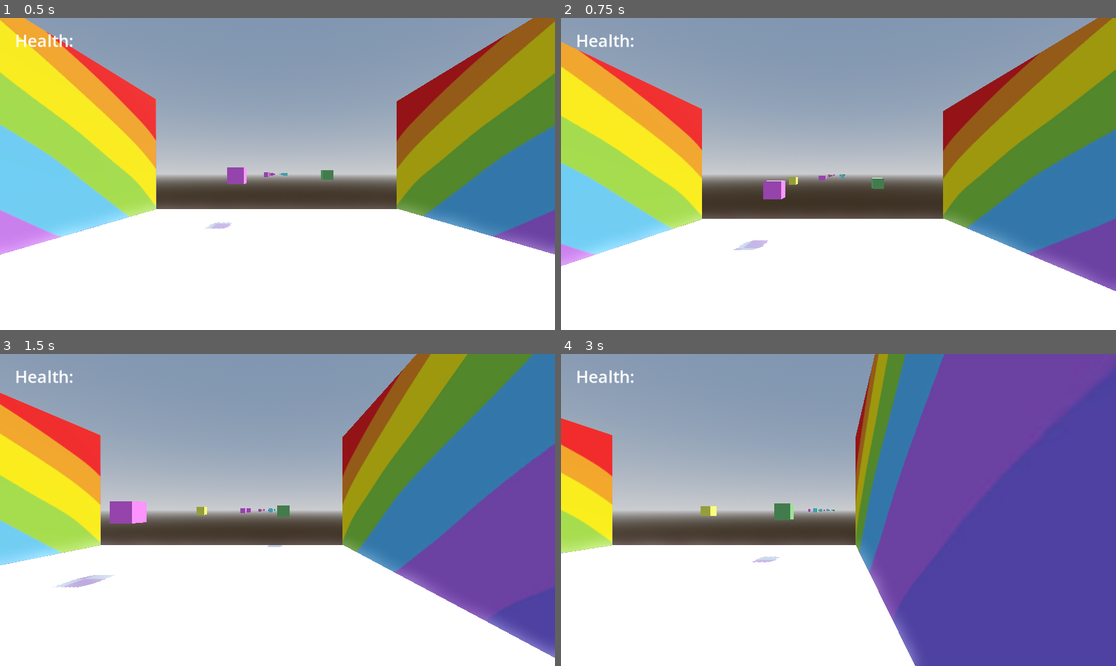
Above: before the commit, frames 1-4 (two rows, left to right).
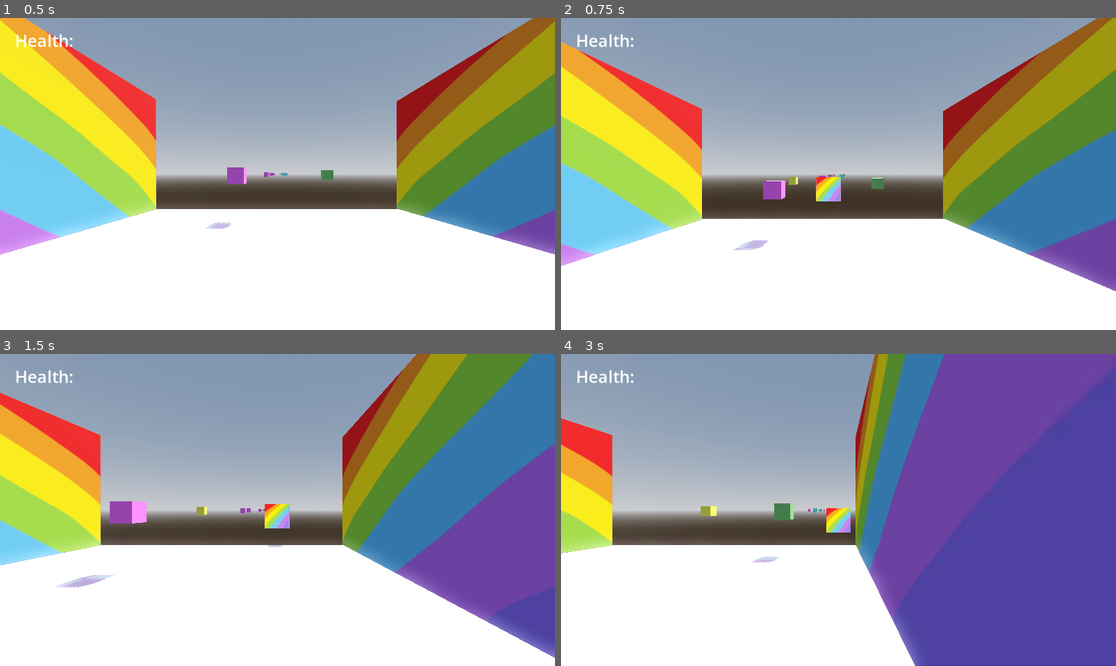
Above: after the commit, the same moments.

Repository: Ava-TU/ShooterGame_Assignment
Game: Godot game, scene res://Scenes/Level.tscn
Same seed, same stepped clock (60 frames per second), same inputs: the game is played once before the commit and once after it. The project has no main scene, so this scene is started directly.
Inputs (mouse positions are in pixels of both pictures, inside the frame that each line leads up to):
- Up to frame 1 (0.5 s): no input
- Up to frame 2 (0.75 s): tap Enter (ui_accept) at 0.5 s; move the mouse to (960, 158) at 0.52 s; hold D (right) from 0.53 s (still down); click (960, 158) at 0.6 s
- Up to frame 3 (1.5 s): tap Enter (ui_accept) at 0.77 s; move the mouse to (166, 525) at 1.27 s; release D (right) at 1.28 s; hold Down (ui_down) from 1.28 s (still down); click (166, 525) at 1.35 s
- Up to frame 4 (3 s): tap Enter (ui_accept) at 1.52 s; move the mouse to (894, 441) at 2.02 s; release Down (ui_down) at 2.03 s; hold D (right) 2.03-2.78 s; click (894, 441) at 2.1 s; move the mouse to (810, 572) at 2.77 s; hold Up (ui_up) from 2.78 s (still down); click (810, 572) at 2.85 s

Frame 1 is identical in both runs. In frame 2, 0.4% of the frame differs, in the area x 45-51%, y 51-59%; in frame 3, 0.4%; in frame 4, 0.3%.

Commit message:
paint bullet go forward

Diff:
--- a/shooter_assignment/Scenes/Level.tscn
+++ b/shooter_assignment/Scenes/Level.tscn
@@ -85,7 +85,7 @@
 mesh = SubResource("CapsuleMesh_b10nm")
 
 [node name="paintSpawn" type="Node3D" parent="CharacterBody3D"]
-transform = Transform3D(1, 0, 0, 0, 1, 0, 0, 0, 1, 0, 0, -0.737332)
+transform = Transform3D(1, 0, 0, 0, 1, 0, 0, 0, 1, 0, 0, -1.74782)
 
 [node name="Ground" type="StaticBody3D" parent="."]
 
--- a/shooter_assignment/Scenes/paint.tscn
+++ b/shooter_assignment/Scenes/paint.tscn
@@ -4,13 +4,13 @@
 [ext_resource type="Script" uid="uid://dvihfkx7lgqac" path="res://Scenes/paint.gd" id="1_eoih1"]
 
 [sub_resource type="SphereShape3D" id="SphereShape3D_eoih1"]
-radius = 0.718796
+radius = 0.373143
 
 [node name="Paint" type="CharacterBody3D"]
 script = ExtResource("1_eoih1")
 
 [node name="Sprite3D" type="Sprite3D" parent="."]
-transform = Transform3D(0.5, 0, 0, 0, 0.5, 0, 0, 0, 0.5, 0, 0, 0)
+transform = Transform3D(0.2, 0, 0, 0, 0.2, 0, 0, 0, 0.2, 0, 0, 0)
 texture = ExtResource("1_bsnim")
 
 [node name="CollisionShape3D" type="CollisionShape3D" parent="."]
--- a/shooter_assignment/Scripts/character_body_3d.gd
+++ b/shooter_assignment/Scripts/character_body_3d.gd
@@ -5,8 +5,20 @@
 const JUMP_VELOCITY = 4.5
 var health = 3
 
+var paintBullet = load("res://Scenes/paint.tscn")
+var instance
+@onready var pos = $paintSpawn
 
 func _physics_process(delta: float) -> void:
+
+
+	##SHOOTING
+	if Input.is_action_just_pressed("shoot"):
+		instance = paintBullet.instantiate()
+		instance.position = pos.global_position
+		instance.transform.basis = pos.global_transform.basis
+		get_parent().add_child(instance)
+
 	# Add the gravity.
 	if not is_on_floor():
 		velocity += get_gravity() * delta
